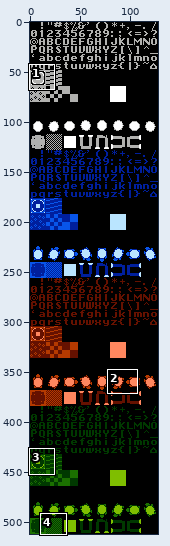
Sprite sheet, stored at graphics/map_tile_options.png. Above, an overview of the earlier version with the close-up marked.
Close-up. Before:
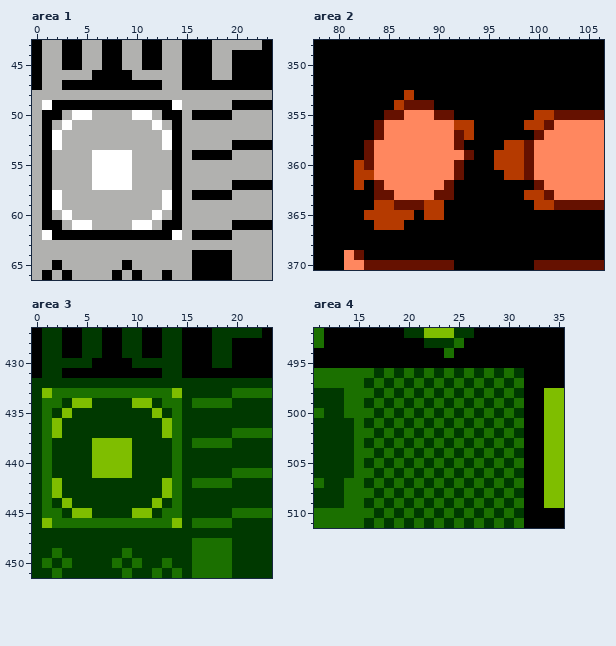
The file is 128x512 pixels. Shown: area 1: x 0..23, y 43..66; area 2: x 78..106, y 348..370; area 3: x 0..23, y 427..451; area 4: x 11..35, y 492..511. The commit also changed other parts of the picture, which this record leaves out.
Once edited:
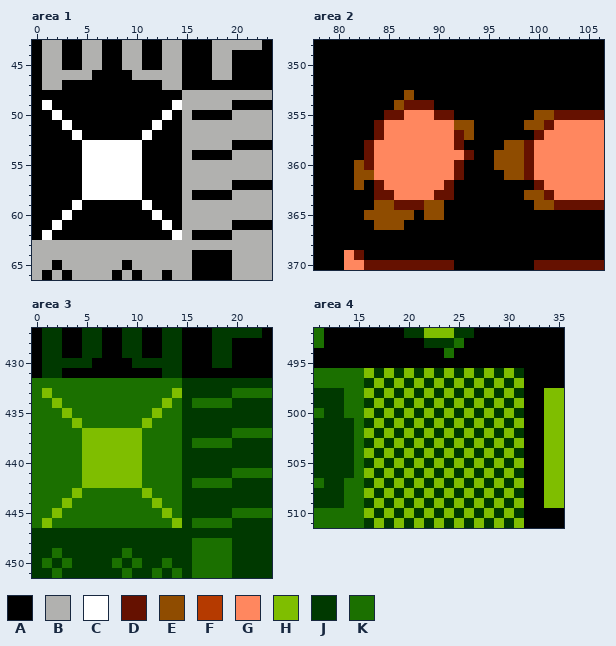
Palette (. is transparent): A #000000  B #b1b1af  C #ffffff  D #651100  E #8f4c00  F #b53a00  G #ff875f  H #7fbe00  J #003900  K #1b7000
What changed:
Changed rows in their new state; - is an unchanged pixel.
Area 1:
first column x 0:
48 AAAAAAAAAAAAAAA
49 A--------------
50 A-CAAAAAAAAAAC-
51 A-A-AAAAAAAA-A-
52 A-AACAAAAAACAA-
53 A-AAACCCCCCAAA-
54 A-AAAC----CAAA-
55 A-AAAC----CAAA-
56 A-AAAC----CAAA-
57 A-AAAC----CAAA-
58 A-AAACCCCCCAAA-
59 A-AACAAAAAACAA-
60 A-A-AAAAAAAA-A-
61 A-CAAAAAAAAAAC-
62 A--------------
Area 2:
first column x 82:
353 -----E--------------
354 ----E---------------
355 ------------------EE
356 ----------EE-----EE-
357 -----------E--------
358 ---------------EE---
359 --------------EEE---
360 E-------------EEE---
361 EE-------------EE---
362 E-------------------
363 -----------------EE-
364 --EE---EE---------EE
365 -EEEEE-EE-----------
366 --EEE---------------
Area 3:
first column x 0:
432 KKKKKKKKKKKKKKK
433 K--------------
434 K-HKKKKKKKKKKH-
435 K-K-KKKKKKKK-K-
436 K-KKHKKKKKKHKK-
437 K-KKKHHHHHHKKK-
438 K-KKKH----HKKK-
439 K-KKKH----HKKK-
440 K-KKKH----HKKK-
441 K-KKKH----HKKK-
442 K-KKKHHHHHHKKK-
443 K-KKHKKKKKKHKK-
444 K-K-KKKKKKKK-K-
445 K-HKKKKKKKKKKH-
446 K--------------
Area 4:
first column x 16:
496 H-H-H-H-H-H-H-H-
497 -H-H-H-H-H-H-H-H
498 H-H-H-H-H-H-H-H-
499 -H-H-H-H-H-H-H-H
500 H-H-H-H-H-H-H-H-
501 -H-H-H-H-H-H-H-H
502 H-H-H-H-H-H-H-H-
503 -H-H-H-H-H-H-H-H
504 H-H-H-H-H-H-H-H-
505 -H-H-H-H-H-H-H-H
506 H-H-H-H-H-H-H-H-
507 -H-H-H-H-H-H-H-H
508 H-H-H-H-H-H-H-H-
509 -H-H-H-H-H-H-H-H
510 H-H-H-H-H-H-H-H-
511 -H-H-H-H-H-H-H-H
